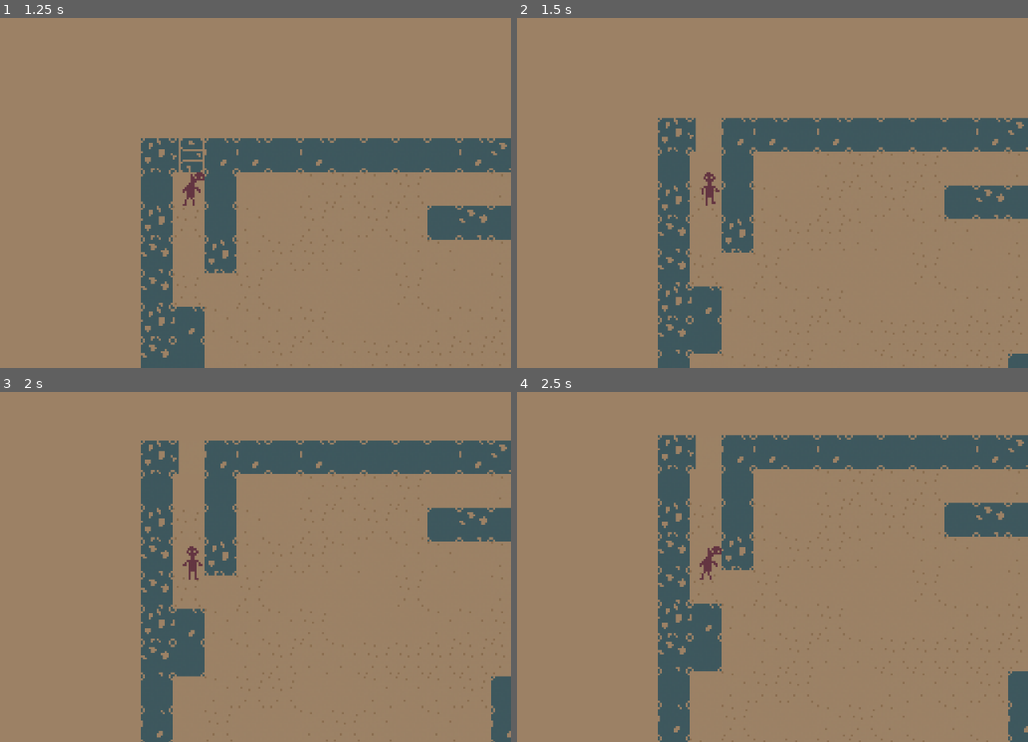
Above: before the commit, frames 1-4 (two rows, left to right).
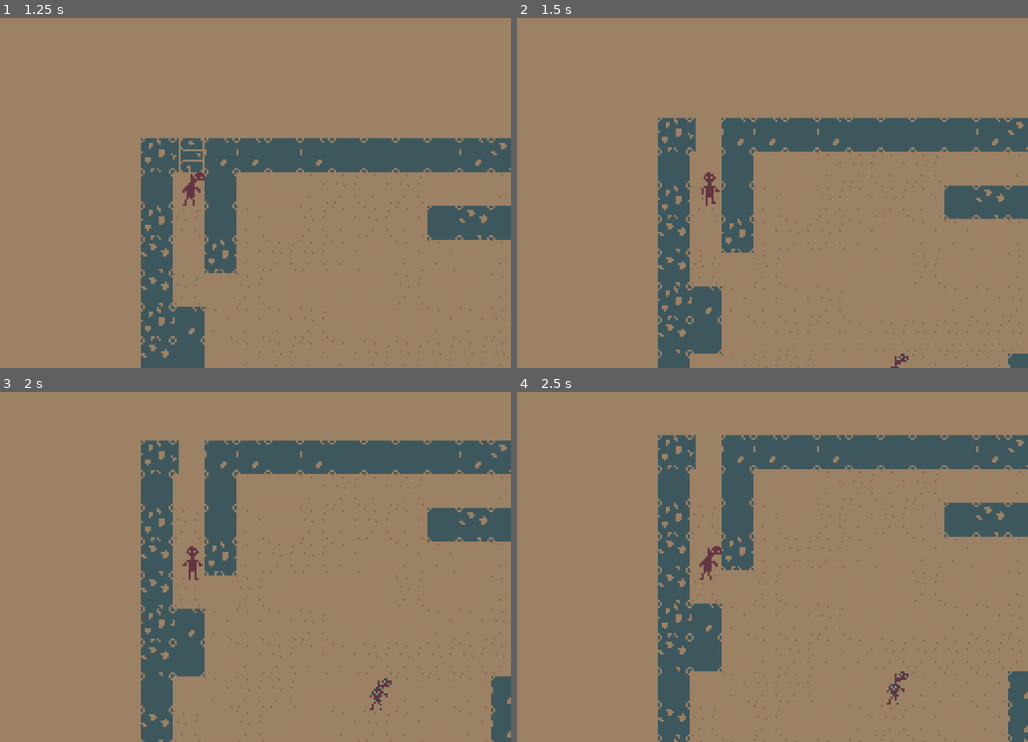
Above: after the commit, the same moments.

Repository: ThomasLandstra/Rougelike
Game: Godot game, scene res://game scene.tscn
Two runs of this game, one before a commit and one after it. Both use one fixed random seed, a clock stepped at 60 frames per second and the inputs below.
Inputs:
- Up to frame 1 (1.25 s): tap Enter at 0.5 s; hold Right (ui_right) from 0.53 s (still down); hold Shift from 0.53 s (still down)
- Up to frame 2 (1.5 s): tap Space at 1.25 s; release Right (ui_right) at 1.28 s; release Shift at 1.28 s; hold Down (ui_down) from 1.28 s (still down); tap E at 1.35 s
- Up to frame 3 (2 s): keep holding Down (ui_down)
- Up to frame 4 (2.5 s): release Down (ui_down) at 2.03 s; hold Right (ui_right) from 2.03 s (still down); hold Shift from 2.03 s (still down)

Frame 1 is identical in both runs. In frame 2, less than 0.1% of the frame differs, in the area x 73-97%, y 95-100%; in frame 3, 0.3%; in frame 4, 0.3%, in the area x 27-100%, y 79-100%.

Commit message:
revert controller

Diff:
--- a/src/scripts/scene_controller.gd
+++ b/src/scripts/scene_controller.gd
@@ -3,14 +3,22 @@
 
 # Variables
 var map: Array = [
-	[],
-	[],
-	[],
-	[],
-	[],
-	[],
-	[],
-	[],
+	[0, 0, 0, 0, 0, 0, 0, 0, 0, 0, 0, 0, 0, 0, 0, 0],
+	[0, 0, 0, 0, 0, 0, 0, 0, 0, 0, 0, 0, 0, 0, 0, 0],
+	[0, 0, 0, 0, 0, 0, 0, 0, 0, 0, 0, 0, 0, 0, 0, 0],
+	[0, 0, 0, 0, 0, 0, 0, 0, 0, 0, 0, 0, 0, 0, 0, 0],
+	[0, 0, 0, 0, 0, 0, 0, 0, 0, 0, 0, 0, 0, 0, 0, 0],
+	[0, 0, 0, 0, 0, 0, 0, 0, 0, 0, 0, 0, 0, 0, 0, 0],
+	[0, 0, 0, 0, 0, 0, 0, 0, 0, 0, 0, 0, 0, 0, 0, 0],
+	[0, 0, 0, 0, 0, 0, 0, 0, 0, 0, 0, 0, 0, 0, 0, 0],
+	[0, 0, 0, 0, 0, 0, 0, 0, 0, 0, 0, 0, 0, 0, 0, 0],
+	[0, 0, 0, 0, 0, 0, 0, 0, 0, 2, 2, 2, 0, 0, 0, 0],
+	[0, 0, 0, 0, 0, 0, 0, 0, 0, 2, 0, 0, 0, 0, 0, 0],
+	[0, 0, 0, 0, 0, 0, 0, 0, 2, 2, 0, 0, 0, 0, 0, 0],
+	[0, 0, 0, 0, 0, 0, 0, 0, 2, 0, 0, 0, 0, 0, 0, 0],
+	[0, 0, 0, 0, 0, 0, 0, 0, 2, 0, 0, 0, 0, 0, 0, 0],
+	[0, 0, 0, 0, 0, 0, 0, 0, 1, 0, 0, 0, 0, 0, 0, 0],
+	[0, 0, 0, 0, 0, 0, 0, 0, 0, 0, 0, 0, 0, 0, 0, 0]
 ]
 
 var starting_rooms: Array = [
@@ -22,11 +30,29 @@
 		[1, 0, 0, 0, 0, 0, 0, 0, 0, 0, 0, 0, 0, 0, 0, 1],
 		[1, 1, 0, 0, 0, 0, 0, 0, 0, 0, 0, 0, 0, 0, 0, 1],
 		[1, 1, 0, 0, 0, 0, 0, 0, 0, 0, 0, 0, 0, 0, 0, 1],
-		[1, 0, 0, 0, 0, 0, 0, 0, 0, 0, 0, 1, 0, 0, 0, 2],
+		[1, 0, 0, 0, 0, 0, 0, 4, 0, 0, 0, 1, 0, 0, 0, 2],
 		[1, 0, 0, 0, 0, 0, 0, 0, 0, 0, 0, 1, 0, 0, 0, 1],
 		[1, 0, 0, 0, 0, 0, 0, 0, 0, 0, 0, 1, 0, 0, 0, 1],
 		[1, 0, 0, 0, 0, 0, 0, 0, 0, 1, 0, 0, 0, 0, 0, 1],
-		[1, 1, 0, 0, 0, 1, 0, 0, 4, 4, 4, 0, 0, 0, 0, 1],
+		[1, 1, 0, 0, 0, 1, 0, 0, 0, 0, 0, 0, 0, 0, 0, 1],
+		[2, 0, 0, 0, 0, 1, 0, 0, 0, 0, 0, 0, 0, 0, 0, 1],
+		[1, 0, 0, 0, 0, 0, 0, 0, 0, 0, 0, 0, 0, 0, 0, 1],
+		[1, 0, 0, 0, 0, 0, 0, 0, 0, 0, 0, 0, 0, 0, 0, 1],
+		[1, 1, 1, 1, 1, 1, 1, 1, 1, 1, 2, 1, 1, 1, 1, 1]
+	],
+	[
+		[1, 2, 1, 1, 1, 1, 1, 1, 1, 1, 1, 1, 1, 1, 1, 1],
+		[1, 0, 1, 0, 0, 0, 0, 0, 0, 0, 0, 0, 0, 0, 0, 1],
+		[1, 0, 1, 0, 0, 0, 0, 0, 0, 1, 1, 1, 0, 0, 0, 1],
+		[1, 0, 1, 0, 0, 0, 0, 0, 0, 0, 0, 0, 0, 0, 0, 1],
+		[1, 0, 0, 0, 0, 0, 0, 0, 0, 0, 0, 0, 0, 0, 0, 1],
+		[1, 1, 0, 0, 0, 0, 0, 0, 0, 0, 0, 0, 0, 0, 0, 1],
+		[1, 1, 0, 0, 0, 0, 0, 0, 0, 0, 0, 0, 0, 0, 0, 1],
+		[1, 0, 0, 0, 0, 0, 0, 0, 0, 0, 0, 1, 0, 0, 0, 2],
+		[1, 0, 0, 4, 0, 0, 0, 4, 0, 0, 4, 1, 0, 0, 0, 1],
+		[1, 0, 0, 0, 0, 0, 0, 0, 0, 0, 0, 1, 0, 0, 0, 1],
+		[1, 0, 0, 0, 0, 0, 0, 0, 0, 1, 0, 0, 0, 0, 0, 1],
+		[1, 1, 0, 0, 0, 1, 0, 0, 0, 0, 0, 0, 0, 0, 0, 1],
 		[2, 0, 0, 0, 0, 1, 0, 0, 0, 0, 0, 0, 0, 0, 0, 1],
 		[1, 0, 0, 0, 0, 0, 0, 0, 0, 0, 0, 0, 0, 0, 0, 1],
 		[1, 0, 0, 0, 0, 0, 0, 0, 0, 0, 0, 0, 0, 0, 0, 1],
